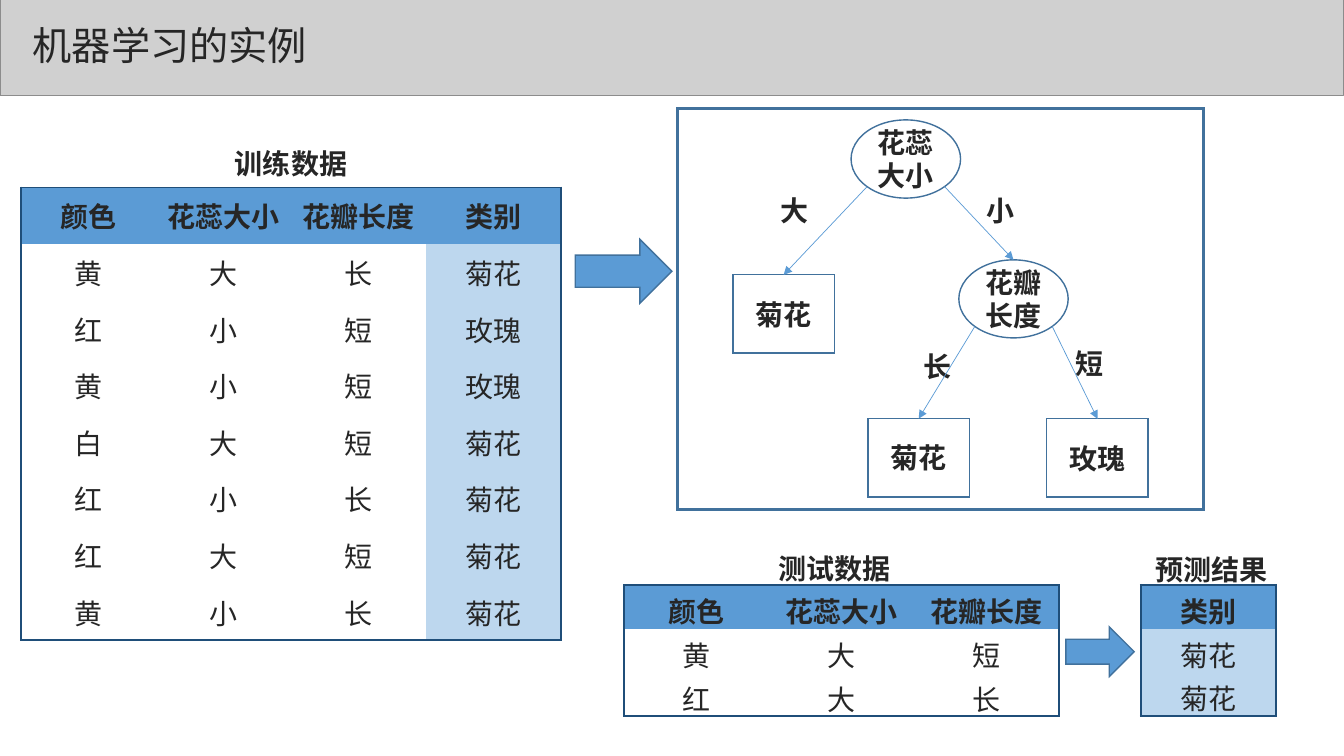
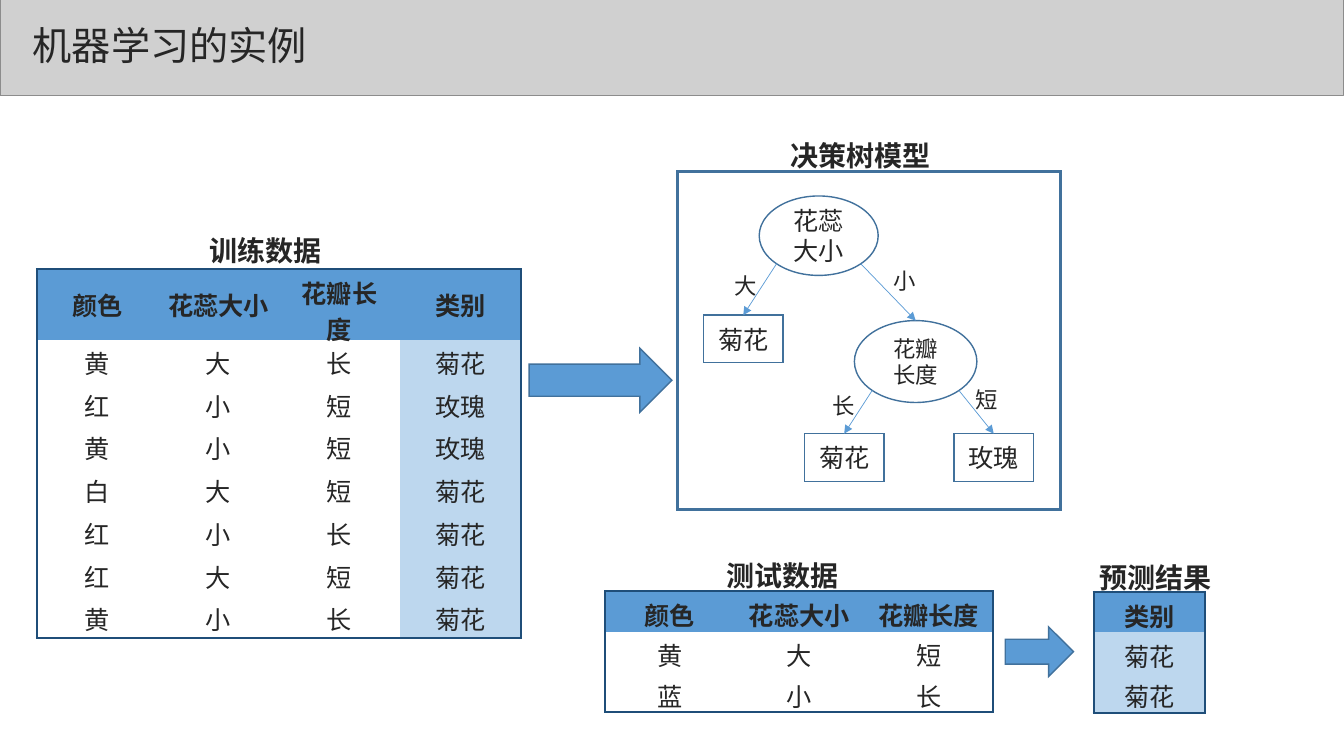
Before and after one commit to congcongshang/StudyNoteBook, a slide deck: slide 13 of 数学/机器学习.ppt. Drawn at 1344x756 pixels with LibreOffice and Linux fonts; fonts in the diff are those of the drawing; grey boxes stand for pictures. Boxes give left, top, right and bottom in pixels: in the first picture for what was removed or moved away, otherwise in the second. Text is boxed around its words. In the diff, an @@ line names an element or a change of style, - is before the commit and + after.

```diff
--- a/数学/机器学习.ppt
+++ b/数学/机器学习.ppt
@@ text added at <box>791,138,931,174</box>, 20 pt, text #262626, bold @@
+决策树模型
@@ rectangle: place and size @@
-rectangle at <box>677,108,1203,509</box>
+rectangle at <box>677,171,1060,509</box>
@@ size 20 to 18 pt, bold off in 4 elements at <box>804,433,884,481</box>, <box>703,315,783,363</box>, <box>954,433,1034,481</box>, <box>759,195,878,275</box> @@
@@ ellipse "花蕊大小": place and size @@
-ellipse "花蕊大小" at <box>850,120,960,198</box>
+ellipse "花蕊大小" at <box>759,195,878,275</box>
@@ text "训练数据" rewrapped from <box>235,150,347,177</box> to <box>209,237,321,269</box> @@
@@ table at <box>37,269,521,638</box> @@
@@ size 20 to 18 pt @@
@@ table: place and size @@
-table at <box>21,187,561,640</box>
+table at <box>37,269,521,638</box>
@@ text "大": place and size @@
-text "大" at <box>780,197,808,224</box>
+text "大" at <box>734,275,756,300</box>
@@ arrow moved from (866, 186) - (784, 275) to (777, 264) - (743, 315) @@
@@ arrow moved from (944, 186) - (1014, 260) to (860, 264) - (916, 320) @@
@@ size 20 to 16 pt, bold off in 5 elements at <box>833,395,855,419</box>, <box>976,389,998,414</box>, <box>734,275,756,300</box>, <box>854,320,977,402</box>, <box>893,270,915,291</box> @@
@@ text "小": place and size @@
-text "小" at <box>987,197,1015,224</box>
+text "小" at <box>893,270,915,291</box>
@@ rectangle "菊花": place and size @@
-rectangle "菊花" at <box>732,275,834,354</box>
+rectangle "菊花" at <box>703,315,783,363</box>
@@ ellipse "花瓣长度": place and size @@
-ellipse "花瓣长度" at <box>958,260,1068,338</box>
+ellipse "花瓣长度" at <box>854,320,977,402</box>
@@ right arrow: place and size @@
-right arrow at <box>575,239,672,303</box>
+right arrow at <box>529,348,672,412</box>
@@ text "长": place and size @@
-text "长" at <box>923,353,951,385</box>
+text "长" at <box>833,395,855,419</box>
@@ text "短": place and size @@
-text "短" at <box>1076,350,1104,382</box>
+text "短" at <box>976,389,998,414</box>
@@ arrow moved from (974, 326) - (919, 418) to (871, 390) - (844, 433) @@
@@ arrow moved from (1052, 326) - (1097, 419) to (958, 390) - (993, 433) @@
@@ rectangle "菊花": place and size @@
-rectangle "菊花" at <box>867,418,969,497</box>
+rectangle "菊花" at <box>804,433,884,481</box>
@@ rectangle "玫瑰": place and size @@
-rectangle "玫瑰" at <box>1046,418,1148,497</box>
+rectangle "玫瑰" at <box>954,433,1034,481</box>
@@ text "测试数据": place and size @@
-text "测试数据" at <box>778,551,890,587</box>
+text "测试数据" at <box>727,558,839,594</box>
@@ text "预测结果": place and size @@
-text "预测结果" at <box>1155,552,1267,588</box>
+text "预测结果" at <box>1100,560,1212,596</box>
@@ table at <box>604,590,991,716</box> @@
-row 3, column 1: 红
+row 3, column 1: 蓝
-row 3, column 2: 大
+row 3, column 2: 小
@@ size 20 to 18 pt in "颜色", "花蕊大小", "花瓣长度", "黄" and 3 more places @@
@@ table: place and size @@
-table at <box>624,584,1059,721</box>
+table at <box>604,590,991,716</box>
@@ table at <box>1093,591,1205,717</box> @@
@@ size 20 to 18 pt @@
@@ table: place and size @@
-table at <box>1140,584,1275,721</box>
+table at <box>1093,591,1205,717</box>
@@ right arrow: place and size @@
-right arrow at <box>1066,627,1134,676</box>
+right arrow at <box>1004,627,1073,676</box>
```
Also in this commit, not shown: 5 other slides changed, 1 slide removed, 1 other file.
